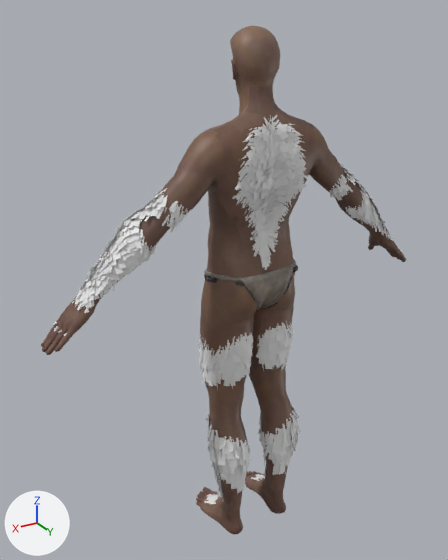
An edit to the glTF model Sinluz.glb, drawn before and after from the same camera.
Camera for both pictures: a camera (50 mm lens) standing at (1.026, 1.549, 1.747) and looking at (0.049, -0.08, 0.932). Arrows for +X, +Y and +Z are at lower left; the lights stay in place. Vertices at the same position are counted once.

The first picture shows 'FC_M_0000_L', 'LG_M_0000_L'.
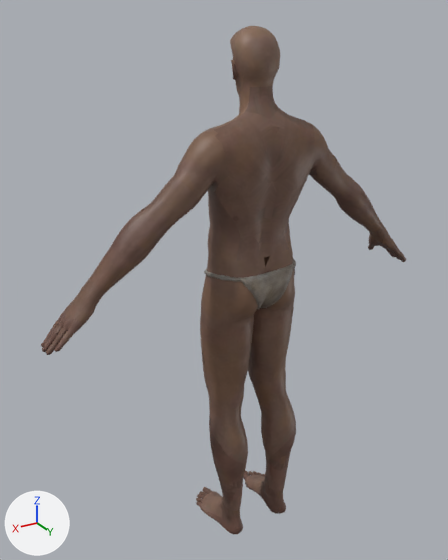
The change, as a list of edits to the scene's bpy script:
```text
Change mat_pelo_muslos_abdomen:
    where n2 = _N.new('ShaderNodeMix'); n2.name = 'Mix'
    n2.inputs[7].default_value: (0.8, 0.8, 0.8, 1.0) -> (0.387, 0.0, 0.183, 1.0)  # 'B', white #e7e7e7 -> 'B', pink #a70077
    where n3 = _N.new('ShaderNodeVertexColor'); n3.name = 'Color Attribute'
    where n0 = _N.new('ShaderNodeBsdfPrincipled'); n0.name = 'Principled BSDF'
    remove _L.new(n3.outputs[1], n0.inputs[4])  # 'Alpha' to 'Alpha'
Change mat_pelo_rodillas_pantorrillas:
    where n2 = _N.new('ShaderNodeMix'); n2.name = 'Mix'
    n2.inputs[7].default_value: (0.8, 0.8, 0.8, 1.0) -> (1.0, 0.0, 0.493, 1.0)  # 'B', white #e7e7e7 -> 'B', pink #ff00ba
    where n3 = _N.new('ShaderNodeVertexColor'); n3.name = 'Color Attribute'
    where n0 = _N.new('ShaderNodeBsdfPrincipled'); n0.name = 'Principled BSDF'
    remove _L.new(n3.outputs[1], n0.inputs[4])  # 'Alpha' to 'Alpha'
Change mat_pelo_pantorrillas:
    where n2 = _N.new('ShaderNodeMix'); n2.name = 'Mix'
    n2.inputs[7].default_value: (0.8, 0.8, 0.8, 1.0) -> (1.0, 0.0, 0.985, 1.0)  # 'B', white #e7e7e7 -> 'B', pink #ff00fd
    where n3 = _N.new('ShaderNodeVertexColor'); n3.name = 'Color Attribute'
    where n0 = _N.new('ShaderNodeBsdfPrincipled'); n0.name = 'Principled BSDF'
    remove _L.new(n3.outputs[1], n0.inputs[4])  # 'Alpha' to 'Alpha'
Change me_fc_m_0000_l:
    used by ob_fc_m_0000_l; location = (0.0, 0.0, 0.0)
    remove me_fc_m_0000_l.from_pydata(...)  # 20505 vertices, 21635 faces; spans x -0.69..0.69, y -0.16..0.13, z 0.0..1.72
    add me_fc_m_0000_l.from_pydata(...)  # 8214 vertices, 15826 faces; spans x -0.69..0.69, y -0.16..0.12, z 0.0..1.72
    me_fc_m_0000_l part 1: 3273 loose pieces with 12285 vertices, spanning x -0.65..0.65, y -0.12..0.13, z 0.03..1.49, are deleted
    remove me_fc_m_0000_l.materials.append(mat_material_015)
    remove me_fc_m_0000_l.materials.append(mat_pelo_pecho)
    remove me_fc_m_0000_l.materials.append(mat_material_016)
    remove me_fc_m_0000_l.materials.append(mat_material_017)
    remove me_fc_m_0000_l.materials.append(mat_pelo_brazo1)
    remove me_fc_m_0000_l.materials.append(mat_pelo_brazo2)
    remove me_fc_m_0000_l.materials.append(mat_pelo_brazo_derecho)
    remove me_fc_m_0000_l.materials.append(mat_pelo_brazo_izquierdo)
    remove me_fc_m_0000_l.materials.append(mat_pelo_pies)
```

What differs and where, as boxes [x1, y1, x2, y2] in the pictures (448 x 560 px):
'FC_M_0000_L', surface changed, reshaped: [41, 26, 406, 534] in both
part 1 of me_fc_m_0000_l, deleted: before [53, 115, 402, 504]
